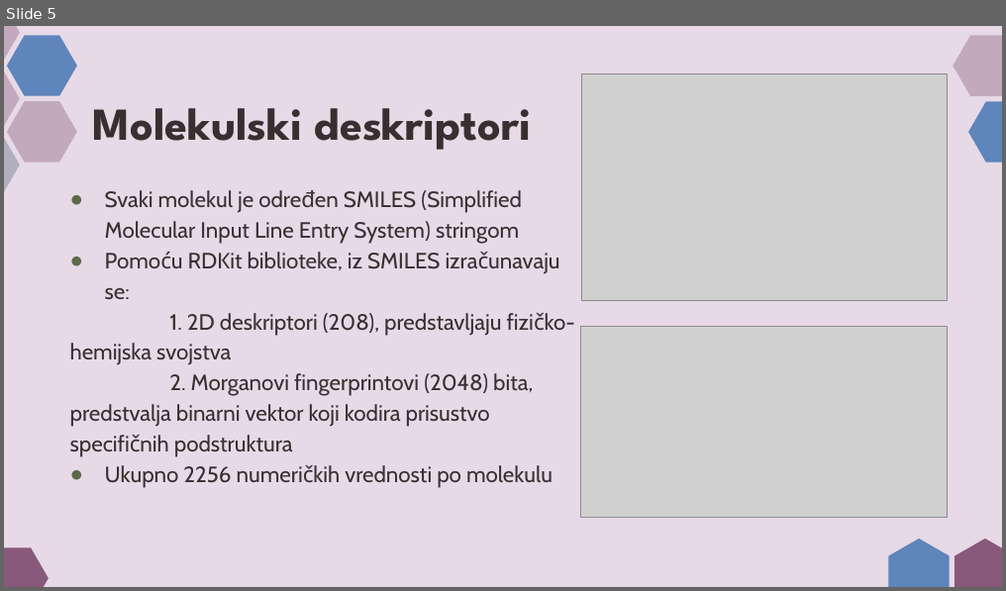
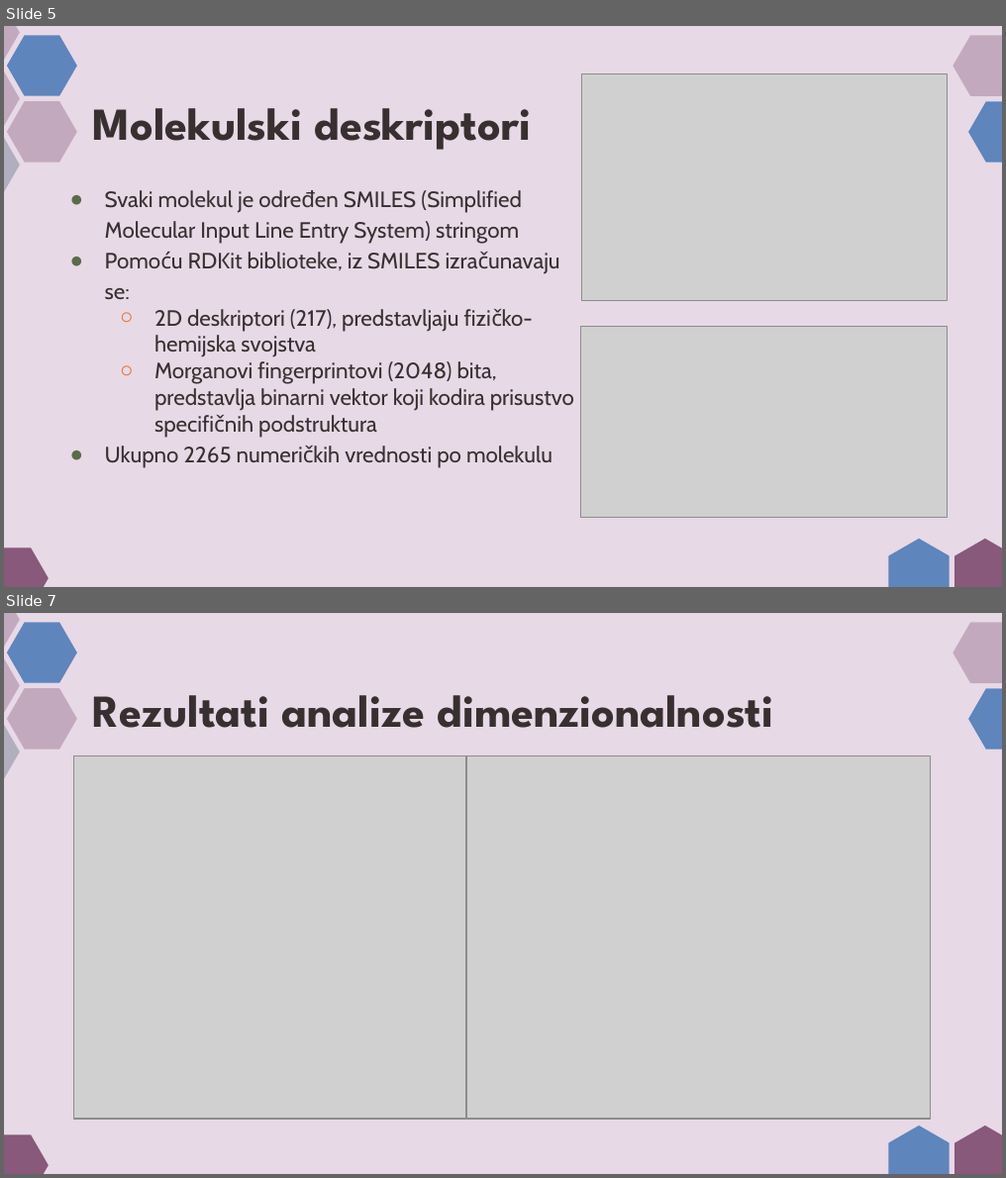
Before and after one commit to AlexJ192/NANS_projekat_predikcija_afiniteta_vezivanja, a slide deck: SV12-2024.pptx. Shown one above the other, each under a label of ours: slide 5 before the commit, slides 5 and 7 after it; the slides between them are not shown. The pictures are 1006x591 and 1006x1178 pixels, drawn with LibreOffice and Linux fonts; fonts in the diff are those of the drawing; grey boxes stand for pictures; background and template pictures are left out. Boxes give left, top, right and bottom in pixels: in the first picture for what was removed or moved away, otherwise in the second. Text is boxed around its words. In the diff, an @@ line names an element or a change of style, - is before the commit and + after.

```diff
--- a/SV12-2024.pptx
+++ b/SV12-2024.pptx
@@ slide 7 added at [4,613,1002,1174], background #E7D9E6; not listed: 10 template elements that a slide beside it also shows @@
@@ title added at [92,695,773,728], 33 pt, text #383030, bold @@
+Rezultati analize dimenzionalnosti
@@ picture added at [74,756,466,1119] @@
@@ picture added at [466,756,930,1119] @@
@@ slide 5 changed as well @@
@@ subtitle at [105,309,574,469]: text changed @@
-1. 2D deskriptori (208), predstavljaju fizičko-hemijska svojstva
-2. Morganovi fingerprintovi (2048) bita, predstvalja binarni vektor koji kodira prisustvo specifičnih podstruktura
-● Ukupno 2256 numeričkih vrednosti po molekulu
+  ○ 2D deskriptori (217), predstavljaju fizičko-hemijska svojstva
+  ○ Morganovi fingerprintovi (2048) bita, predstavlja binarni vektor koji kodira prisustvo specifičnih podstruktura
+● Ukupno 2265 numeričkih vrednosti po molekulu
```
Also in this commit, not shown: 12 other slides changed, 5 other slides added, 2 slides removed.
